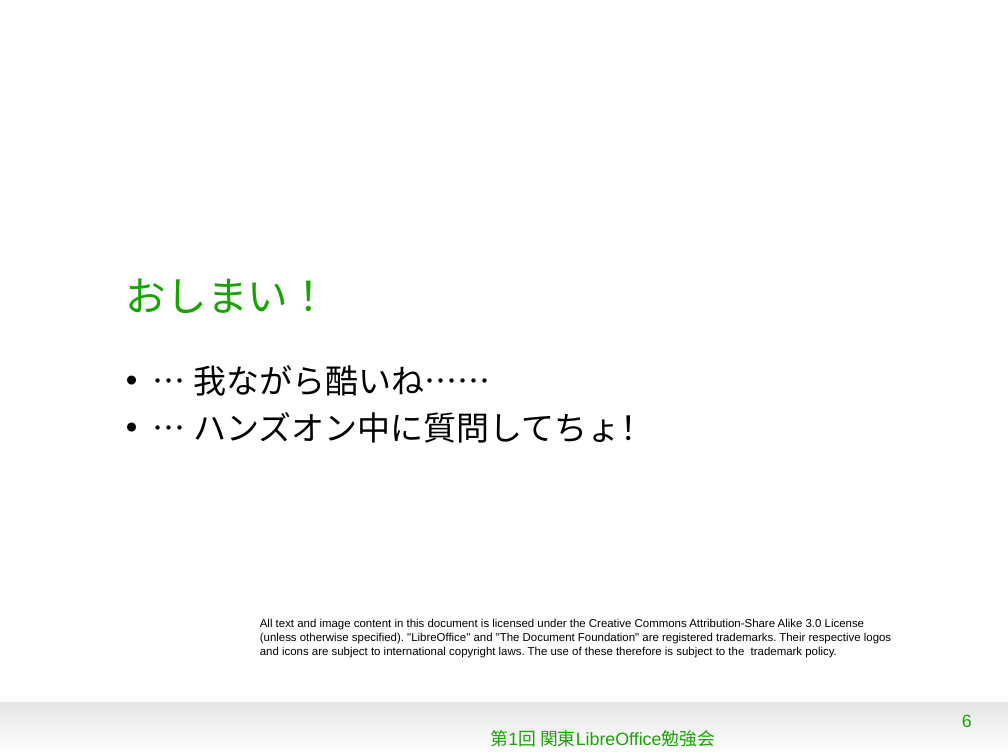
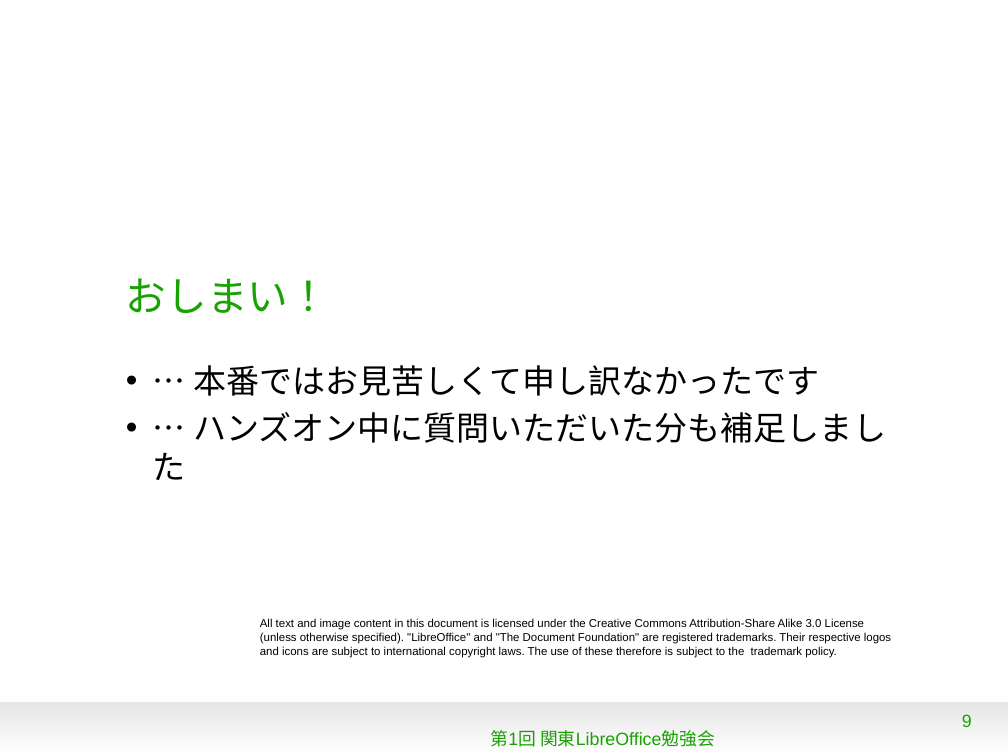
Before and after one commit to naruoga/KantoLibreOffice, a slide deck: slide 9 of Dec2012/ODFPlugFest.odp (slide 6 before the commit). Drawn at 1008x756 pixels with LibreOffice and Linux fonts; fonts in the diff are those of the drawing; background and template pictures are left out. Boxes give left, top, right and bottom in pixels: in the first picture for what was removed or moved away, otherwise in the second. Text is boxed around its words. In the diff, an @@ line names an element or a change of style, - is before the commit and + after.

```diff
--- a/Dec2012/ODFPlugFest.odp
+++ b/Dec2012/ODFPlugFest.odp
@@ text at <box>153,365,886,480</box>: text changed @@
-• … 我ながら酷いね……
-• … ハンズオン中に質問してちょ！
+• … 本番ではお見苦しくて申し訳なかったです
+• … ハンズオン中に質問いただいた分も補足しました
@@ page number at <box>962,714,972,727</box>: text changed @@
-6
+9
```
Also in this commit, not shown: 3 other slides changed, 4 slides added, 1 slide removed, 1 other file.
